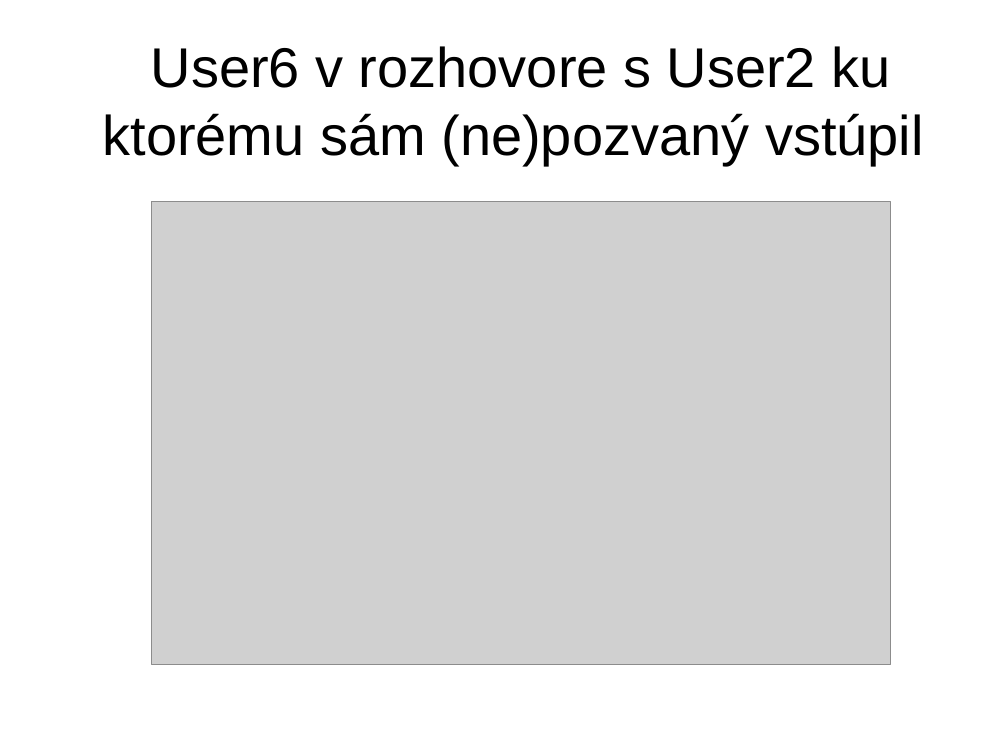
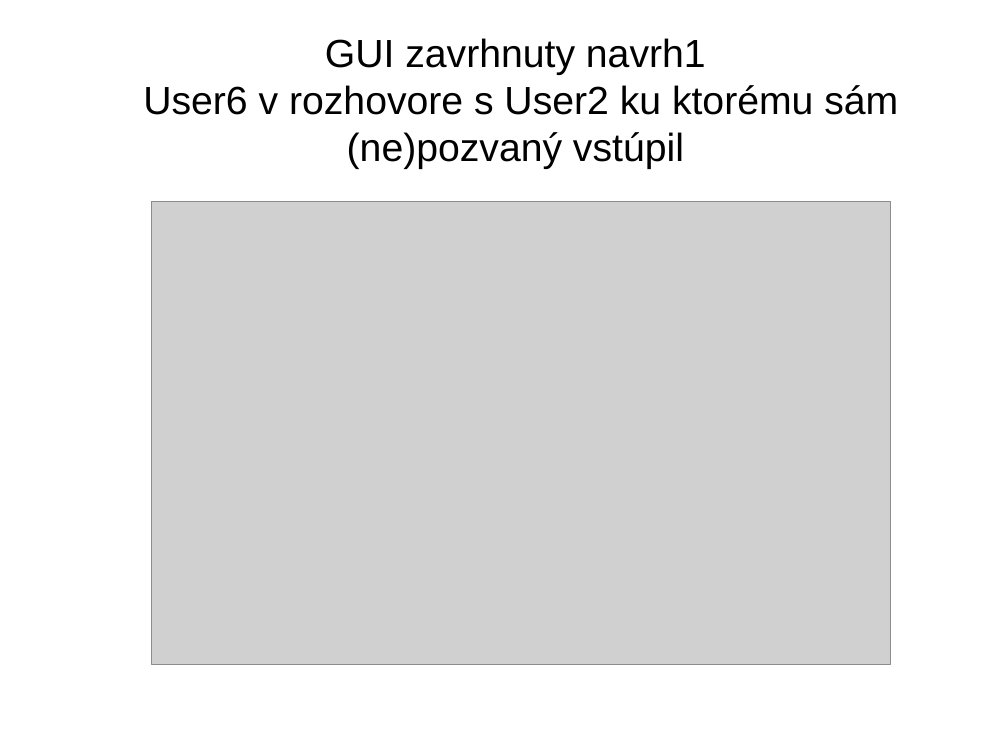
Before and after one commit to estamina/roomers, a slide deck: slide 8 of doc/chat.stano.ppt (slide 7 before the commit). Drawn at 1008x756 pixels with LibreOffice and Linux fonts; fonts in the diff are those of the drawing; grey boxes stand for pictures; background and template pictures are left out. Boxes give left, top, right and bottom in pixels: in the first picture for what was removed or moved away, otherwise in the second. Text is boxed around its words. In the diff, an @@ line names an element or a change of style, - is before the commit and + after.

```diff
--- a/doc/chat.stano.ppt
+++ b/doc/chat.stano.ppt
@@ title at bbox=[143, 38, 898, 169]: text changed; size 40 to 28 pt @@
-User6 v rozhovore s User2 ku ktorému sám (ne)pozvaný vstúpil
+GUI zavrhnuty navrh1
+User6 v rozhovore s User2 ku ktorému sám (ne)pozvaný vstúpil
```
Also in this commit, not shown: 4 other slides changed, 4 slides added, 1 other file.
